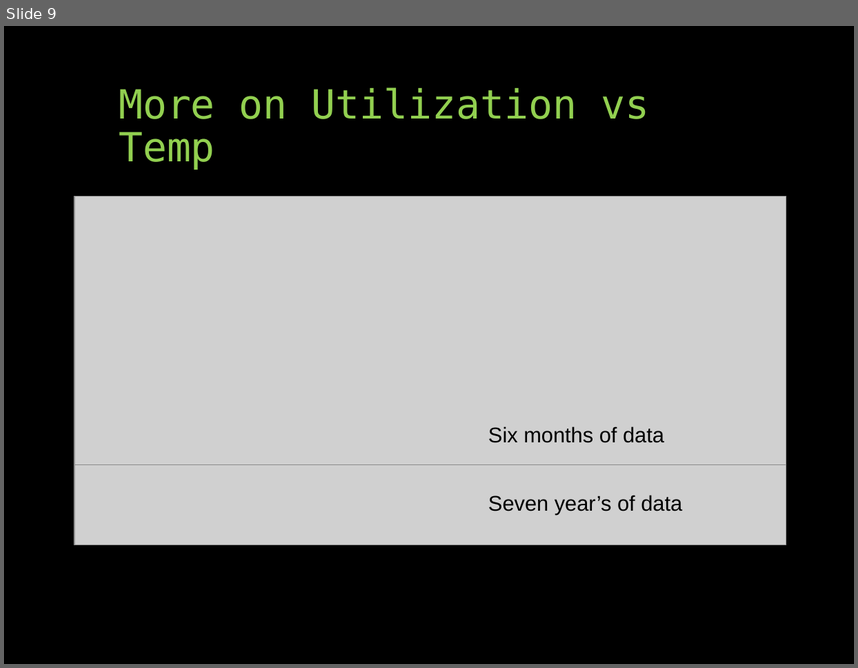
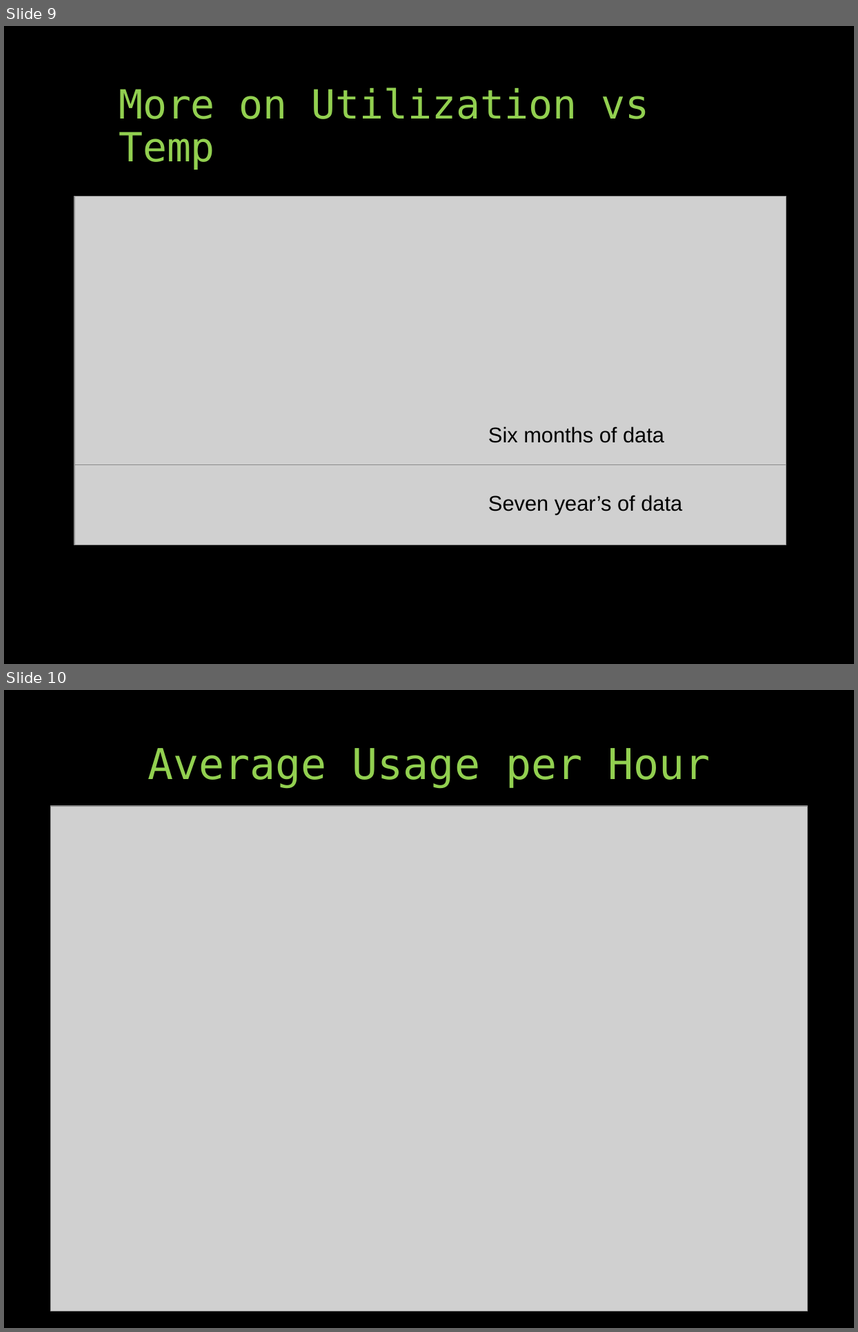
Before and after one commit to UNCG-CSE/Library-Computer-Usage-Analysis, a slide deck: docs/Computers in the Libraries.pptx. Shown one above the other, each under a label of ours: slide 9 before the commit, slides 9 and 10 after it. The pictures are 858x668 and 858x1332 pixels, drawn with LibreOffice and Linux fonts; fonts in the diff are those of the drawing; grey boxes stand for pictures. Boxes give left, top, right and bottom in pixels: in the first picture for what was removed or moved away, otherwise in the second. Text is boxed around its words. In the diff, an @@ line names an element or a change of style, - is before the commit and + after.

```diff
--- a/docs/Computers in the Libraries.pptx
+++ b/docs/Computers in the Libraries.pptx
@@ slide 10 added at [4, 690, 854, 1328], background #000000 @@
@@ title added at [148, 748, 711, 788], 36 pt, text #92D050 @@
+Average Usage per Hour
@@ picture added at [51, 806, 807, 1310] @@
```
Also in this commit, not shown: 3 slides changed.
